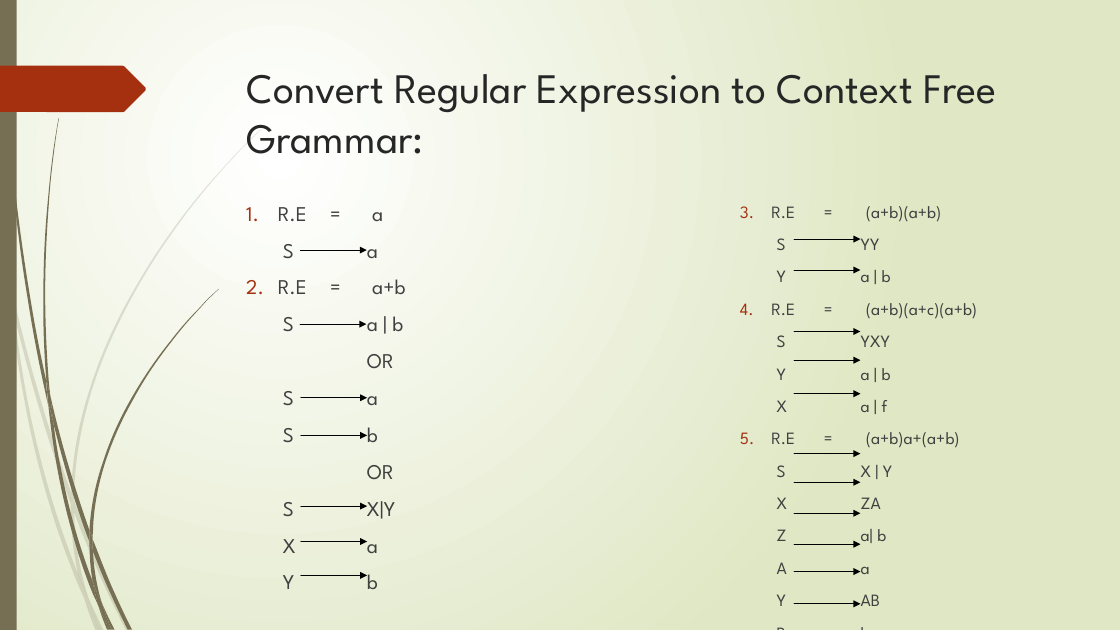
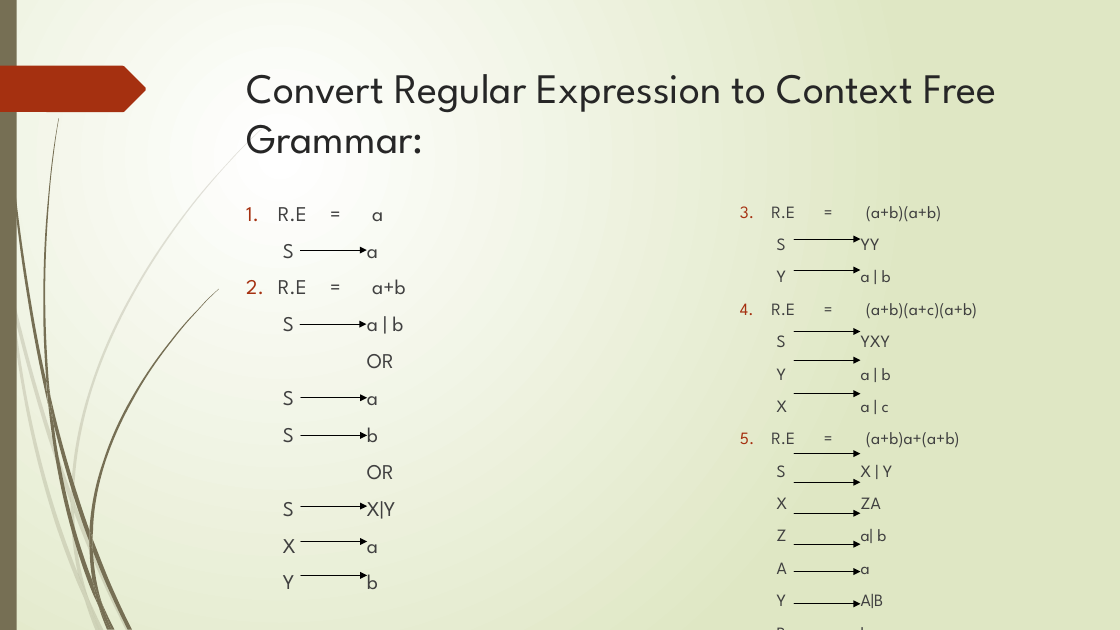
Before and after one commit to Federal-Urdu-University/Theory-of-Automata, a slide deck: slide 8 of Chap-3.pptx. Drawn at 1120x630 pixels with LibreOffice and Linux fonts; fonts in the diff are those of the drawing. Boxes give left, top, right and bottom in pixels: in the first picture for what was removed or moved away, otherwise in the second. Text is boxed around its words. In the diff, an @@ line names an element or a change of style, - is before the commit and + after.

```diff
--- a/Chap-3.pptx
+++ b/Chap-3.pptx
@@ text at (x1=777, y1=400, x2=889, y2=412): text changed @@
-  X a | f
+  X a | c
@@ text at (x1=777, y1=594, x2=884, y2=608): text changed @@
-  Y AB
+  Y A|B
```
Also in this commit, not shown: 2 other slides changed, 9 slides added.
